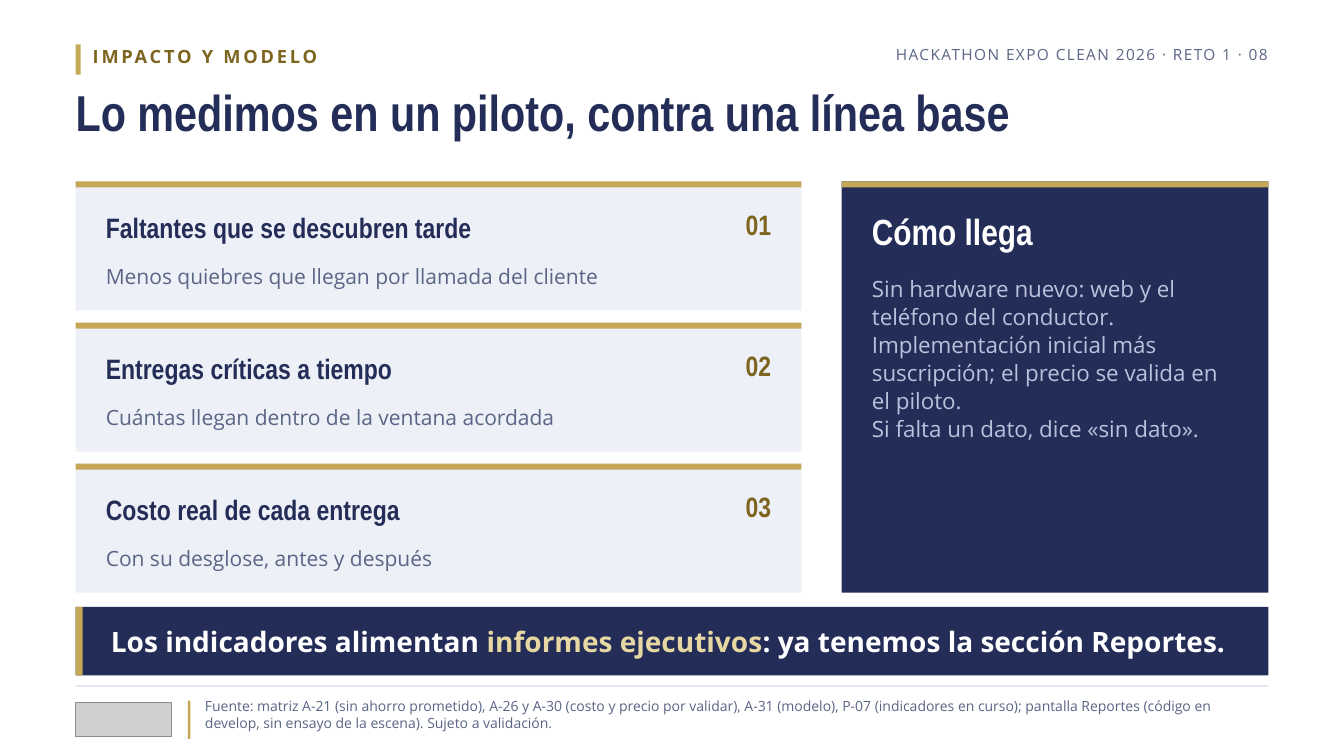
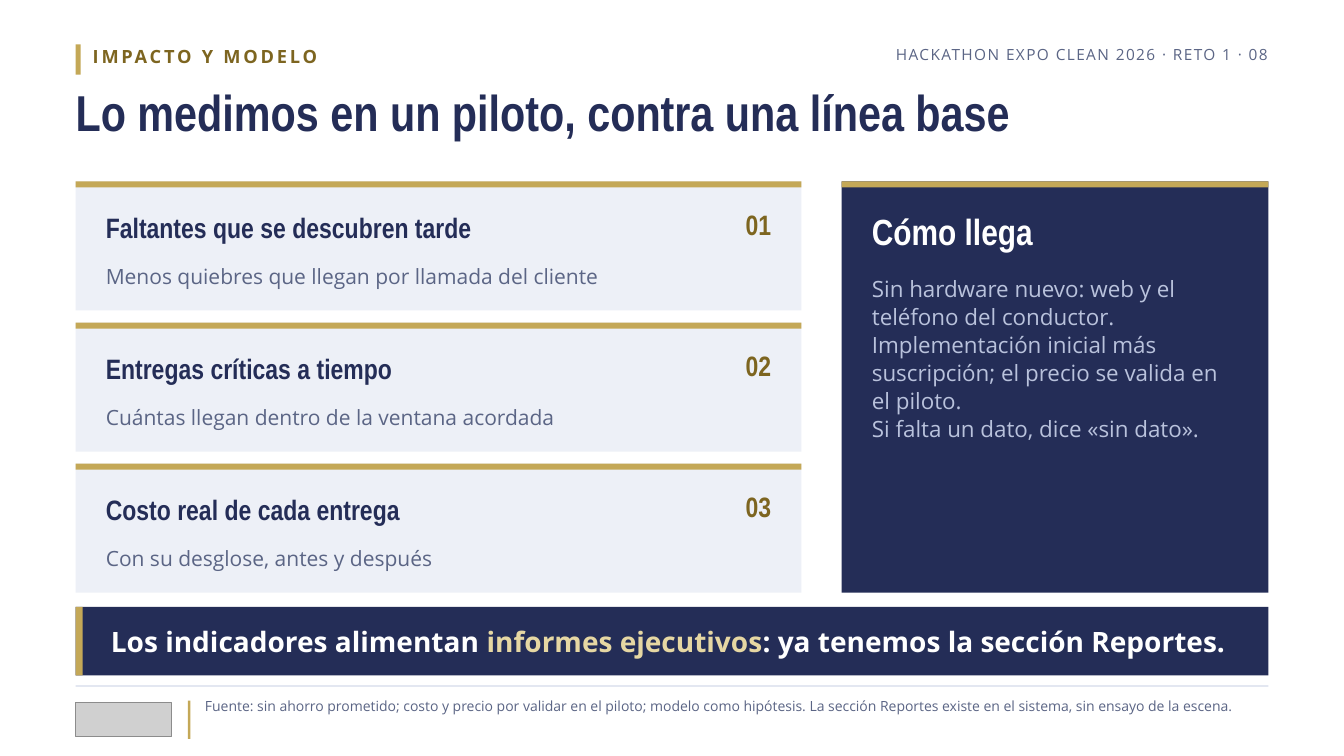
Before and after one commit to bryancito1090/istpetdev-platform, a slide deck: slide 8 of docs/specs/006-validacion-pitch-entrega/materiales/pitch-v8-revision.pptx. Drawn at 1344x756 pixels with LibreOffice and Linux fonts; fonts in the diff are those of the drawing; grey boxes stand for pictures. Boxes give left, top, right and bottom in pixels: in the first picture for what was removed or moved away, otherwise in the second. Text is boxed around its words. In the diff, an @@ line names an element or a change of style, - is before the commit and + after.

```diff
--- a/docs/specs/006-validacion-pitch-entrega/materiales/pitch-v8-revision.pptx
+++ b/docs/specs/006-validacion-pitch-entrega/materiales/pitch-v8-revision.pptx
@@ text at (x1=205, y1=700, x2=1232, y2=715): text changed @@
-Fuente: matriz A-21 (sin ahorro prometido), A-26 y A-30 (costo y precio por validar), A-31 (modelo), P-07 (indicadores en curso); pantalla Reportes (código en develop, sin ensayo de la escena). Sujeto a validación.
+Fuente: sin ahorro prometido; costo y precio por validar en el piloto; modelo como hipótesis. La sección Reportes existe en el sistema, sin ensayo de la escena.
```
Also in this commit, not shown: 6 other slides changed, 37 other files.
